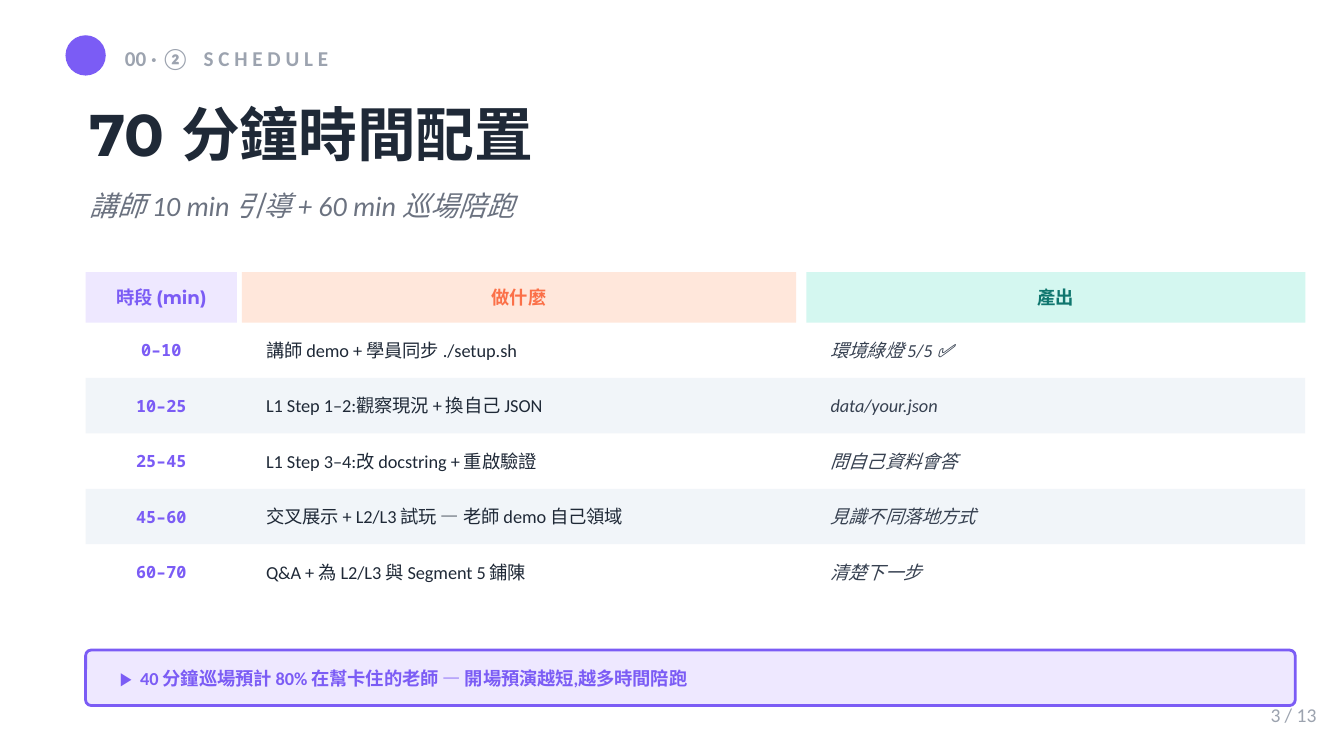
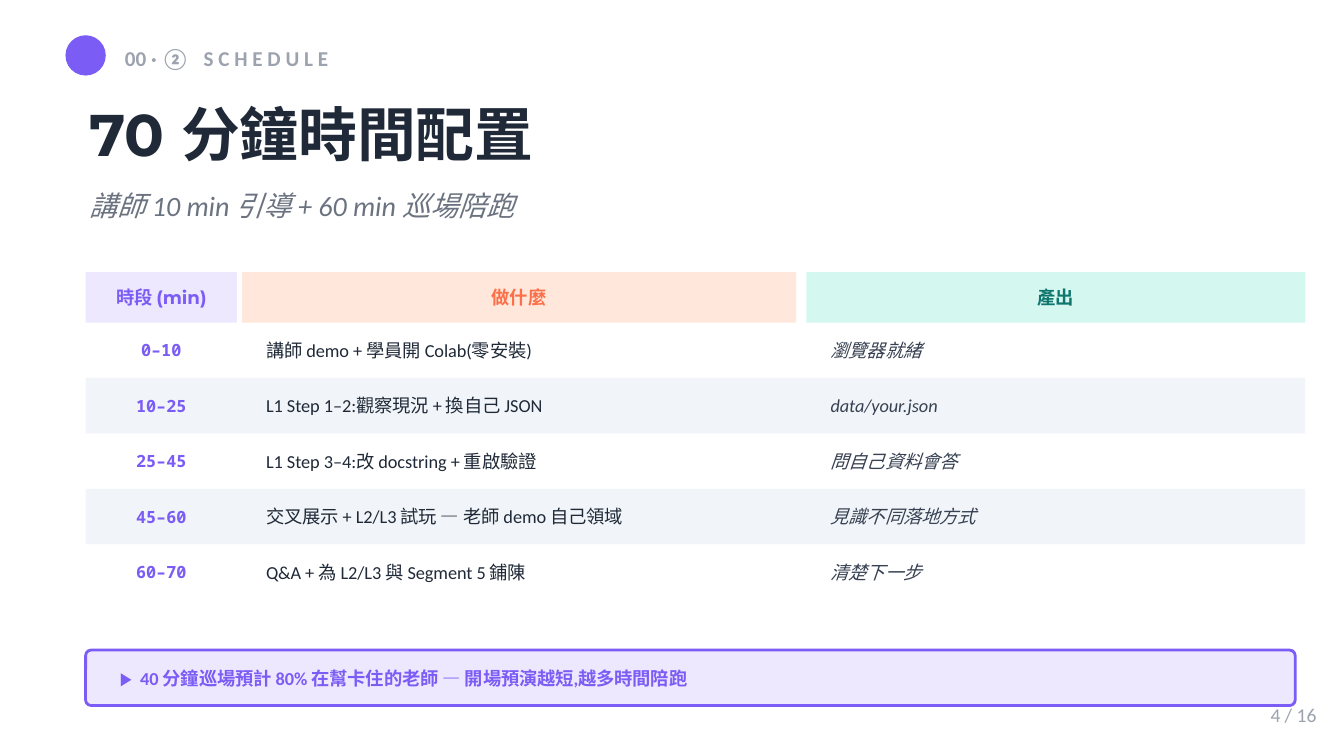
Before and after one commit to mjib007/nchu-mcp-workshop-2026, a slide deck: slide 4 of slides/04-hands-on-lab.pptx (slide 3 before the commit). Drawn at 1344x756 pixels with LibreOffice and Linux fonts; fonts in the diff are those of the drawing. Boxes give left, top, right and bottom in pixels: in the first picture for what was removed or moved away, otherwise in the second. Text is boxed around its words. In the diff, an @@ line names an element or a change of style, - is before the commit and + after.

Commit message:
refactor(seg4-slides): Colab-first 重構 (提案 C) — 13→16 張
把 hands-on 投影片從「本機 setup 為主」翻轉成「Colab 旅程為主」,
對齊學員實際操作(Colab)的順序:

主線(1-12):
- 新增 s3「Colab 旅程地圖」L1→L5 五卡當脊椎
- 新增 s10「看得見的 loop」對應 Colab 印 server log tool_use 軌跡
- preview 改 L1→L4 成 L1→L5(加 L5 造工具卡)
- 新增 s12「L5 能力缺口收尾」before/after,收回 Segment 1 開場問題
- schedule 第 1 行 ./setup.sh → 學員開 Colab

附錄(13-16):本機 setup/啟動/救援/本地模型 4 張移到最後,
metadata 標「附錄 A-D」,Colab 出狀況才用(保留全部細節,未合併)

註:藍圖提「附錄壓成 2 張」,實作保留 4 張附錄以免合併時 cramming,
全部細節保留;要再精簡可另議。

```diff
--- a/slides/04-hands-on-lab.pptx
+++ b/slides/04-hands-on-lab.pptx
@@ text at box(266, 341, 532, 360): text changed @@
-講師 demo + 學員同步 ./setup.sh
+講師 demo + 學員開 Colab(零安裝)
@@ text at box(831, 341, 922, 359): text changed @@
-環境綠燈 5/5 ✅
+瀏覽器就緒
@@ text at box(1271, 705, 1317, 722): text changed @@
-3 / 13
+4 / 16
```
Also in this commit, not shown: 11 other slides changed, 3 slides added, 1 other file.
